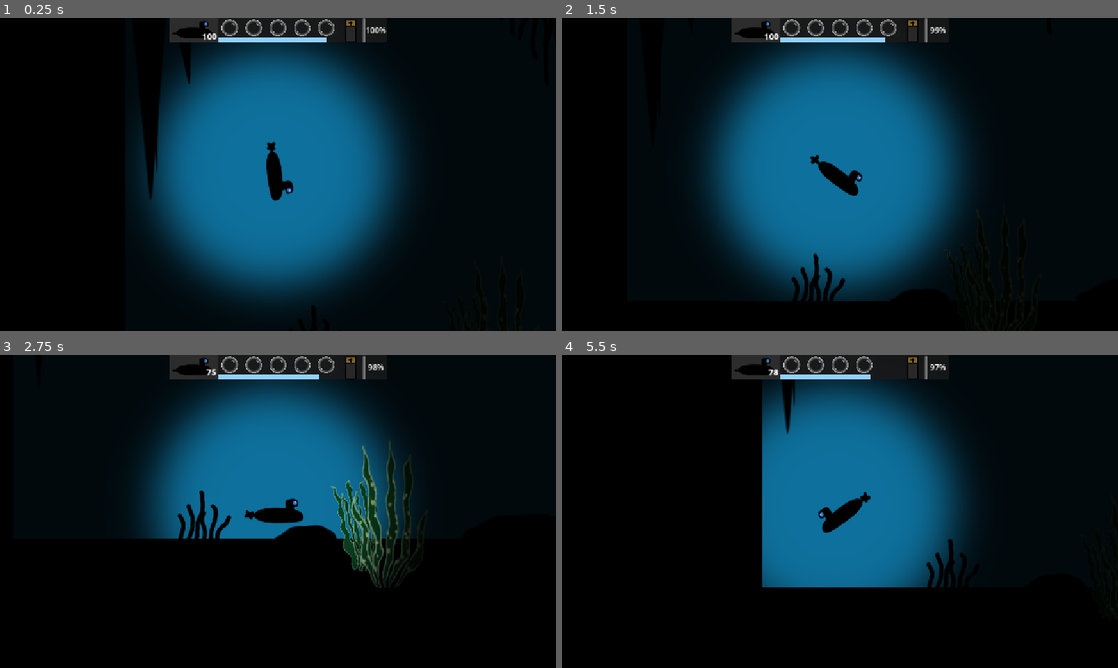
Above: before the commit, frames 1-4 (two rows, left to right).
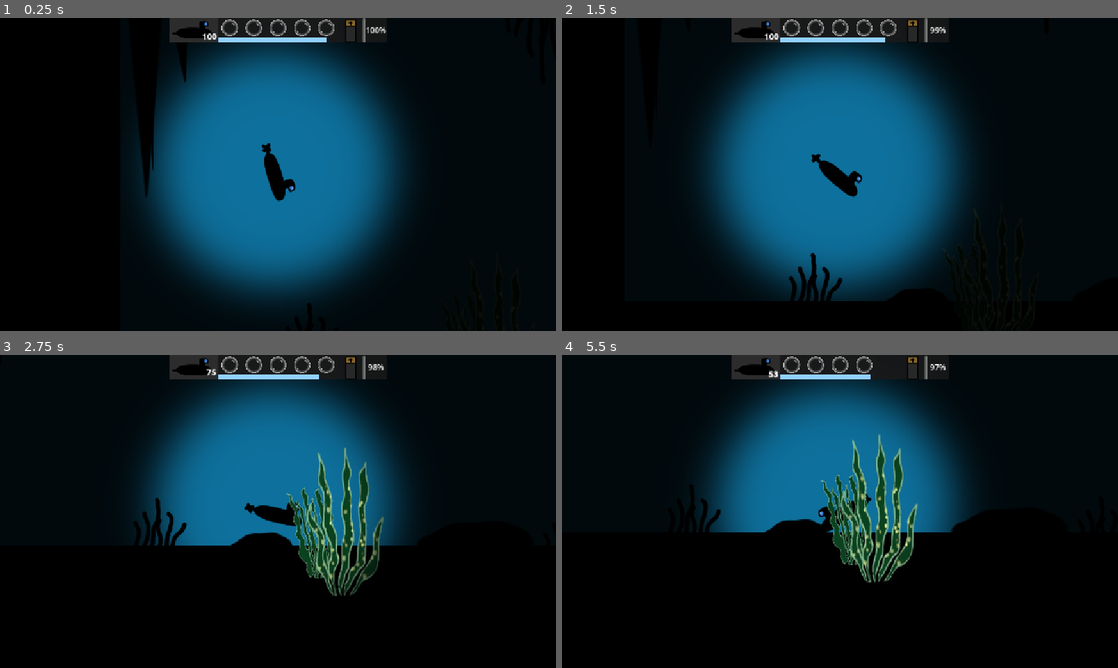
Above: after the commit, the same moments.

Repository: EddieRowe/godot-wild-jam-82
Game: Godot game, scene res://levels/level_1.tscn
The game is run twice, just before and just after one commit, with the same random seed, the same clock (stepped at 60 frames per second) and the same inputs. This scene is started directly instead of the project's main scene.
Inputs:
- Up to frame 1 (0.25 s): no input
- Up to frame 2 (1.5 s): tap Enter (ui_accept) at 0.5, 0.77 s; hold Right (ui_right) 0.53-1.28 s; hold Down (ui_down) from 1.28 s (still down)
- Up to frame 3 (2.75 s): tap Enter (ui_accept) at 1.52 s; release Down (ui_down) at 2.03 s; hold Right (ui_right) from 2.03 s (still down)
- Up to frame 4 (5.5 s): release Right (ui_right) at 2.78 s; hold Up (ui_up) 2.78-3.53 s; tap Enter (ui_accept) at 3.02, 3.77, 4.52 s; hold Left (ui_left) 3.53-5.03 s; hold Down (ui_down) from 5.03 s (still down)

The runs differ from the first frame. In frame 1, 0.8% of the frame differs, in the area x 24-57%, y 10-94%; in frame 2, 0.7%; in frame 3, 6.7%; in frame 4, 14%, in the area x 22-76%, y 4-75%.

Commit message:
Handle rotation on RigidBody2D through angular velocity

Diff:
--- a/prefabs/Player.tscn
+++ b/prefabs/Player.tscn
@@ -68,7 +68,6 @@
 audio = NodePath("../Submarine Audio")
 propellor = NodePath("Sprite2D/PropSprite2D/PropSpriteAnimationPlayer")
 restart_timer = NodePath("../RestartLevelTimer")
-rotation_speed = 10
 
 [node name="CollisionShape2D" type="CollisionShape2D" parent="RigidBody2D"]
 position = Vector2(1, 8)
--- a/scripts/submarine_script.gd
+++ b/scripts/submarine_script.gd
@@ -9,7 +9,7 @@
 @export var audio : SubmarineAudio
 @export var propellor : AnimationPlayer
 @export var restart_timer : Timer
-@export var rotation_speed = 15
+@export var rotation_speed : float = 0.1
 
 var can_move : bool = true
 var level : int
@@ -37,9 +37,7 @@
 	var movement = Vector2(horizontal_movement, vertical_movement)
 
 	apply_central_force(movement * move_speed)
-	apply_torque((0 - rotation) * 5000)
 
-	_handle_rotate_sprite(delta)
 	_handle_flip_sprite(movement)
 
 	energy._handle_lighting(Input.is_action_pressed("ui_accept"))
@@ -56,9 +54,8 @@
 
 func _handle_flip_sprite(movement : Vector2):
 	# Flip sprite based on rotation
-
 	#Clamped to +2PI as rotation can be infinite
-	var rotation_clamped = fmod(sprite.rotation, 2*PI)
+	var rotation_clamped = fmod(rotation, 2*PI)
 	if (rotation_clamped < 0):
 		rotation_clamped = -rotation_clamped
 
@@ -69,11 +66,21 @@
 		sprite.flip_v = false
 		propellor.get_parent().position.y = 7
 
-func _handle_rotate_sprite(delta : float):
-	var target_angle = linear_velocity.angle()
-	var current_angle = sprite.rotation
+func _look_follow(state: PhysicsDirectBodyState2D) -> void:
+	var forward_local_axis: Vector2 = Vector2(1, 0) # Right-facing direction
 
-	sprite.rotation = lerp_angle(current_angle, target_angle, rotation_speed * delta)
+	var forward_dir: Vector2 = Vector2(cos(rotation), sin(rotation)).normalized()
+	var target_dir: Vector2 = linear_velocity.normalized()
+	var angle_diff: float = forward_dir.angle_to(target_dir)
+	var local_speed: float = clampf(rotation_speed, 0, abs(angle_diff))
+
+	if abs(angle_diff) > 1e-4:
+		# Determine turning direction: positive for counterclockwise, negative for clockwise
+		var direction: float = sign(forward_dir.cross(target_dir))
+		angular_velocity = direction * local_speed / state.step
+
+func _integrate_forces(state: PhysicsDirectBodyState2D) -> void:
+	_look_follow(state)
 
 func _on_body_entered(body: Node) -> void:
 	if body.is_in_group("Obstacle"):
Not shown: 1 places in prefabs/Player.tscn that only renumber resources
